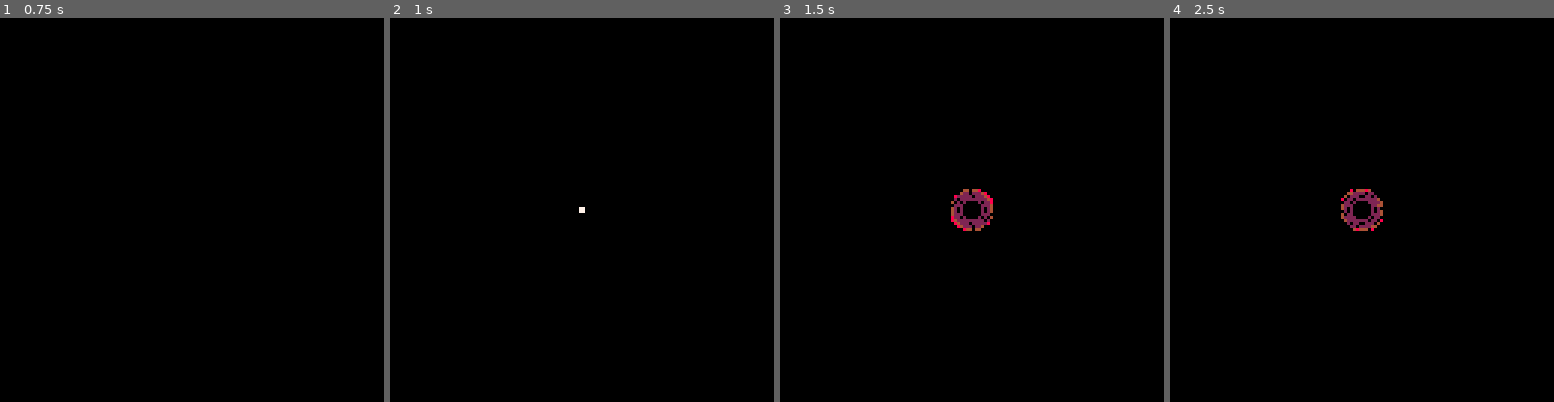
Above: before the commit, frames 1-4 (left to right).
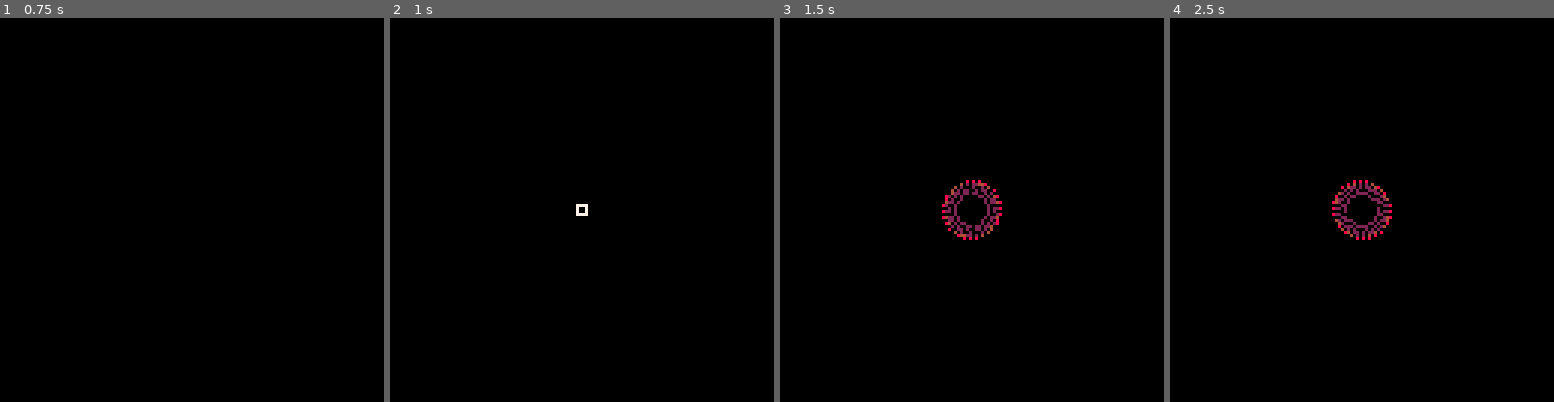
Above: after the commit, the same moments.

Repository: wesen/carts
Game: PICO-8 cartridge blog/particle-systems/ps2/ps2.p8
Two runs of this game, one before a commit and one after it. Both use one fixed random seed, a clock stepped at 60 frames per second and the inputs below.
Inputs:
- Up to frame 1 (0.75 s): no input
- Up to frame 2 (1 s): no input
- Up to frame 3 (1.5 s): no input
- Up to frame 4 (2.5 s): no input

Frame 1 is identical in both runs. In frame 2, 0.1% of the frame differs, in the area x 48-52%, y 48-52%; in frame 3, 1.0%, in the area x 42-58%, y 42-58%; in frame 4, 1.0%.

Commit message:
More cool combinations

Diff:
--- a/blog/particle-systems/ps2/ps2.lua
+++ b/blog/particle-systems/ps2/ps2.lua
@@ -53,12 +53,10 @@
  self.y=64
  self.radius=3
  self.spd_x,self.spd_y=angle2vec(angle)
- self.spd_x*=0.2
- self.spd_y*=0.2
+ self.spd_x*=0.5
+ self.spd_y*=0.5
  self.x+=self.spd_x*self.radius
  self.y+=self.spd_y*self.radius
- self.spd_x*=2
- self.spd_y*=2
  self.lifetime=1
  self.trail_interval=.1
  self.t_trail=0
--- a/blog/particle-systems/ps2/ps2.p8
+++ b/blog/particle-systems/ps2/ps2.p8
@@ -135,12 +135,10 @@
  self.y=64
  self.radius=3
  self.spd_x,self.spd_y=angle2vec(angle)
- self.spd_x*=0.2
- self.spd_y*=0.2
+ self.spd_x*=0.5
+ self.spd_y*=0.5
  self.x+=self.spd_x*self.radius
  self.y+=self.spd_y*self.radius
- self.spd_x*=2
- self.spd_y*=2
  self.lifetime=1
  self.trail_interval=.1
  self.t_trail=0
